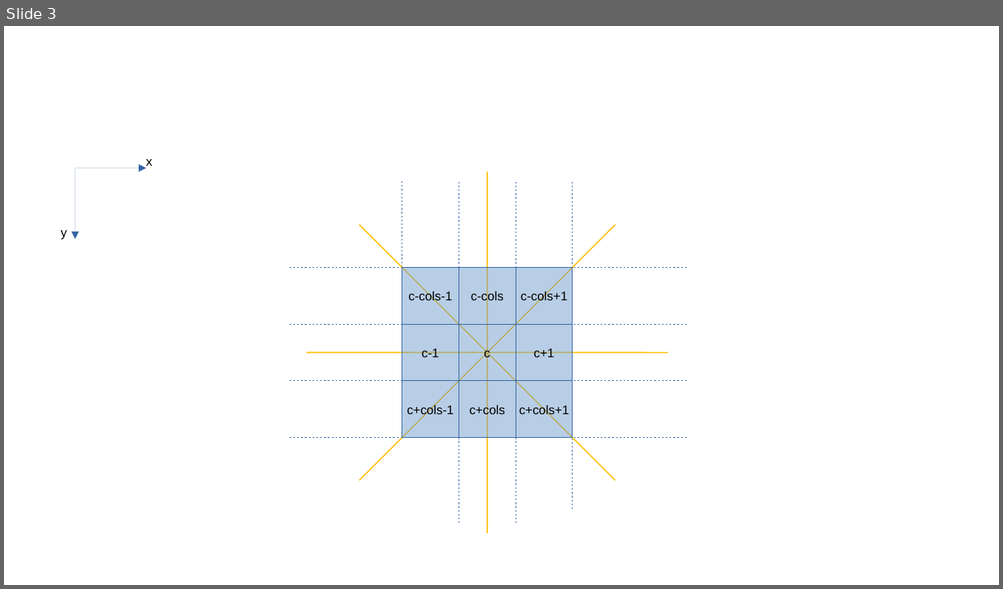
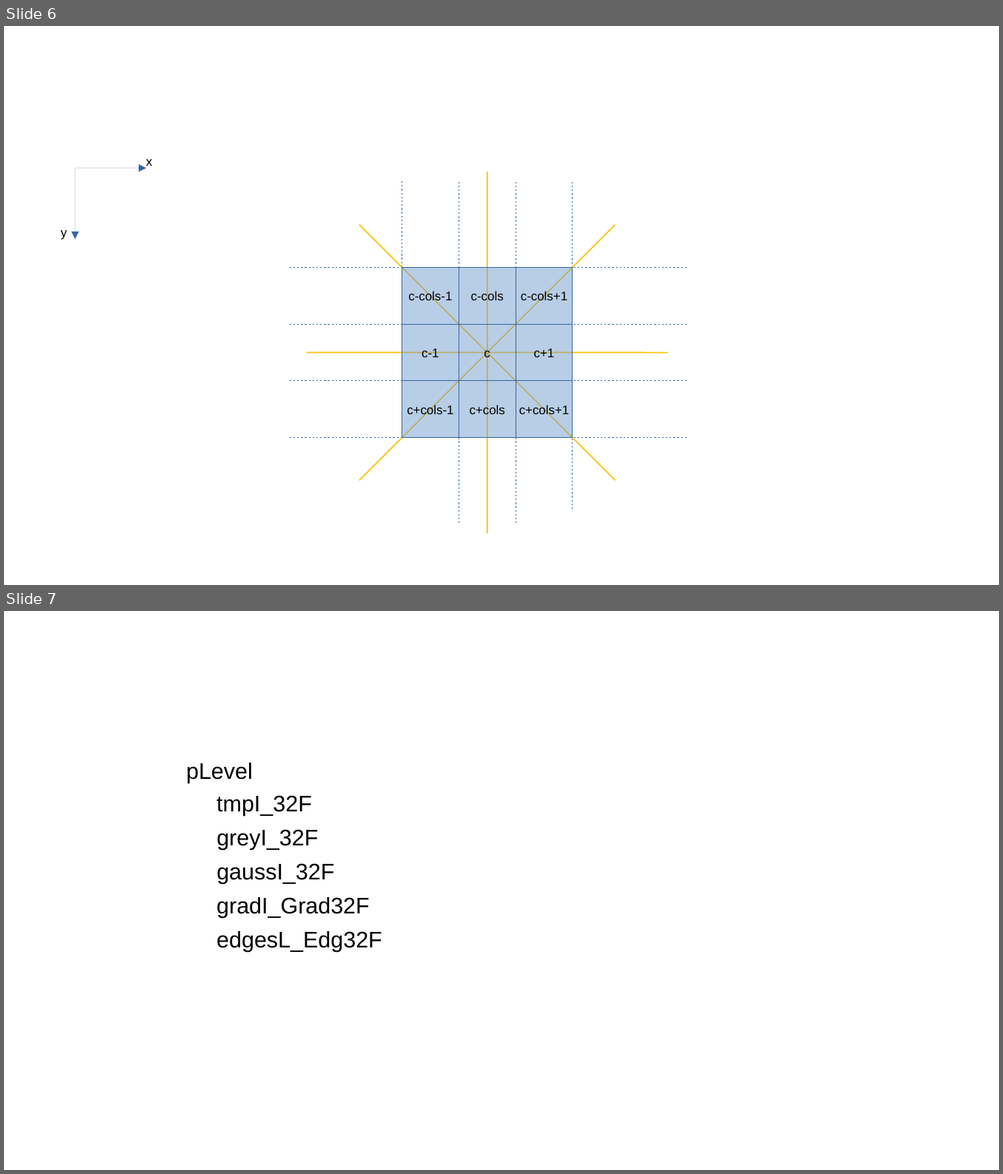
Before and after one commit to AxelTe/cvTestElectron, a slide deck: insides.odp. Shown one above the other, each under a label of ours: slide 3 before the commit, slides 6 and 7 after it. The pictures are 1003x589 and 1003x1174 pixels, drawn with LibreOffice and Linux fonts; fonts in the diff are those of the drawing. Boxes give left, top, right and bottom in pixels: in the first picture for what was removed or moved away, otherwise in the second. Text is boxed around its words. In the diff, an @@ line names an element or a change of style, - is before the commit and + after.

```diff
--- a/insides.odp
+++ b/insides.odp
@@ slide 7 added at bbox=[4, 611, 999, 1170], background #FFFFFF @@
@@ text added at bbox=[186, 763, 253, 783], 18 pt, text #000000 @@
+pLevel
@@ text added at bbox=[216, 795, 312, 816], 18 pt, text #000000 @@
+tmpI_32F
@@ text added at bbox=[216, 829, 318, 850], 18 pt, text #000000 @@
+greyI_32F
@@ text added at bbox=[216, 863, 334, 884], 18 pt, text #000000 @@
+gaussI_32F
@@ text added at bbox=[216, 897, 370, 918], 18 pt, text #000000 @@
+gradI_Grad32F
@@ text added at bbox=[216, 931, 382, 952], 18 pt, text #000000 @@
+edgesL_Edg32F
@@ what was slide 3 is now slide 6 @@
```
Also in this commit, not shown: 1 slide changed, 4 other slides added, 8 other files.
